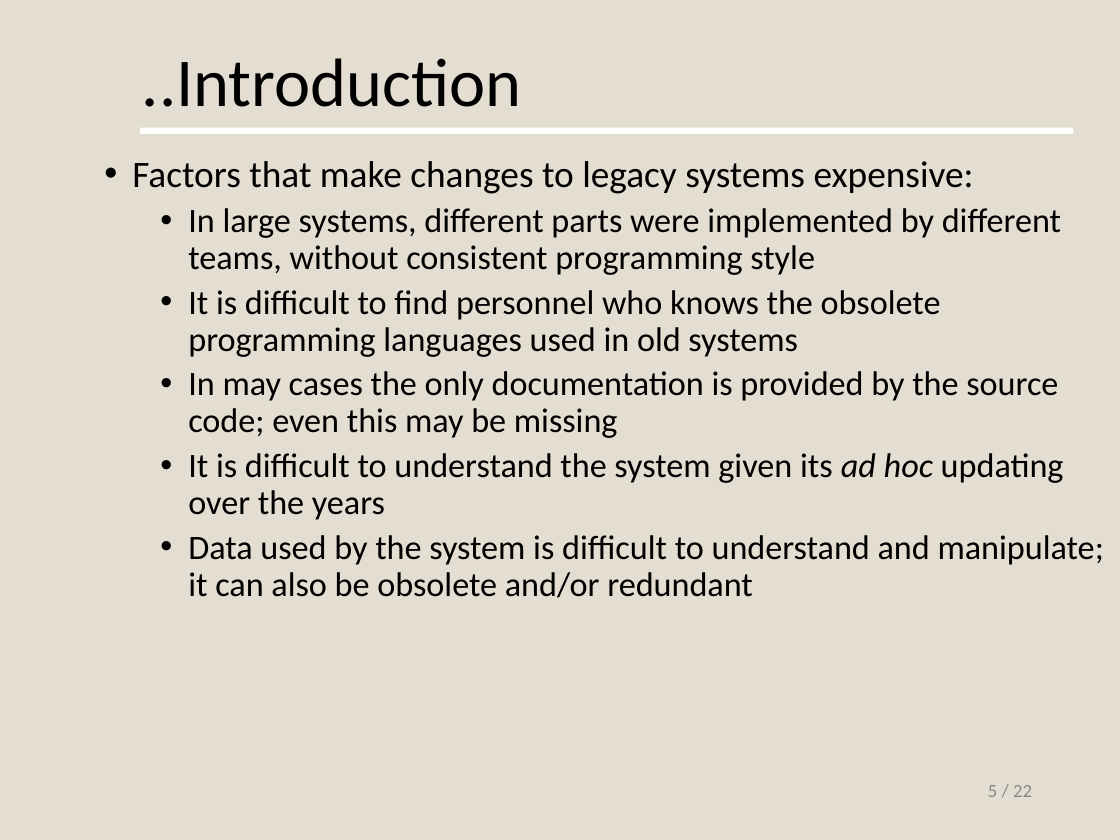
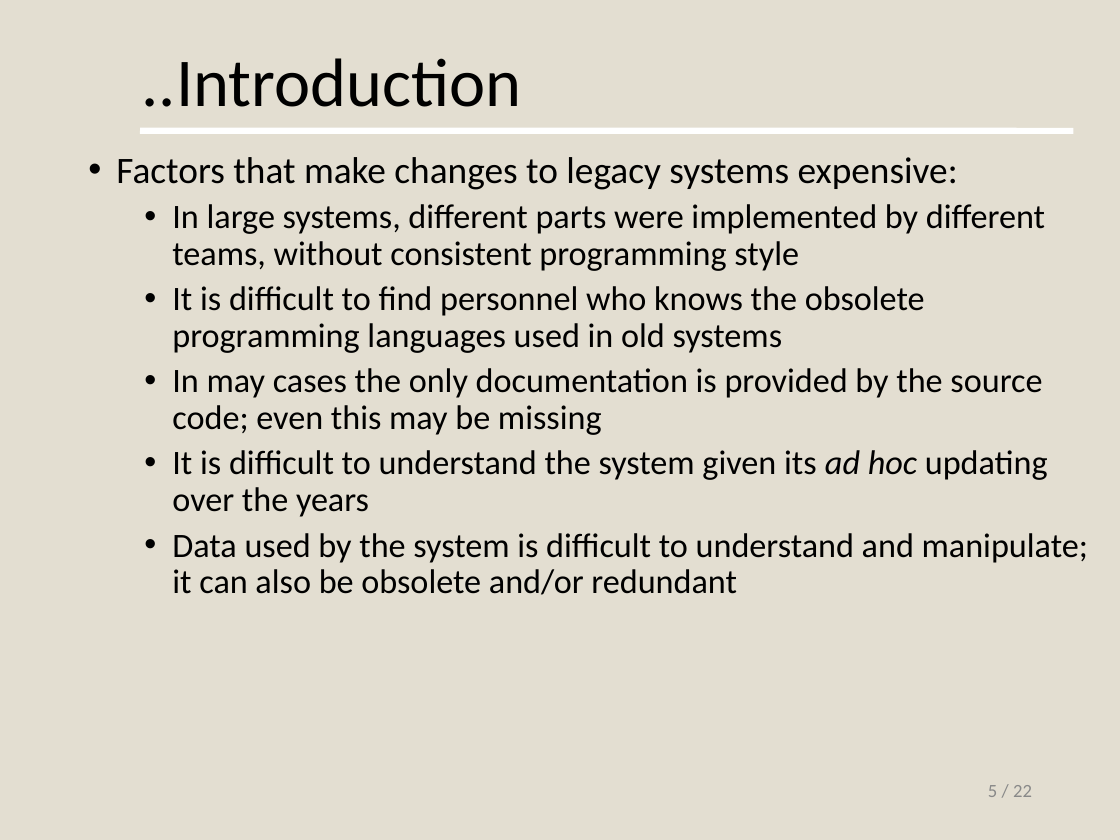
Before and after one commit to nottejas/clg-notes, a slide deck: slide 5 of SE/m1/UNIT1B_SE.ppt. Drawn at 1120x840 pixels with LibreOffice and Linux fonts; fonts in the diff are those of the drawing. Boxes give left, top, right and bottom in pixels: in the first picture for what was removed or moved away, otherwise in the second. Text is boxed around its words. In the diff, an @@ line names an element or a change of style, - is before the commit and + after.

```diff
--- a/SE/m1/UNIT1B_SE.ppt
+++ b/SE/m1/UNIT1B_SE.ppt
@@ text "Factors that make changes to ...": place and size @@
-text "Factors that make changes to ..." at box(132, 161, 1104, 598)
+text "Factors that make changes to ..." at box(116, 157, 1088, 595)
```
Also in this commit, not shown: 9 other slides changed.
